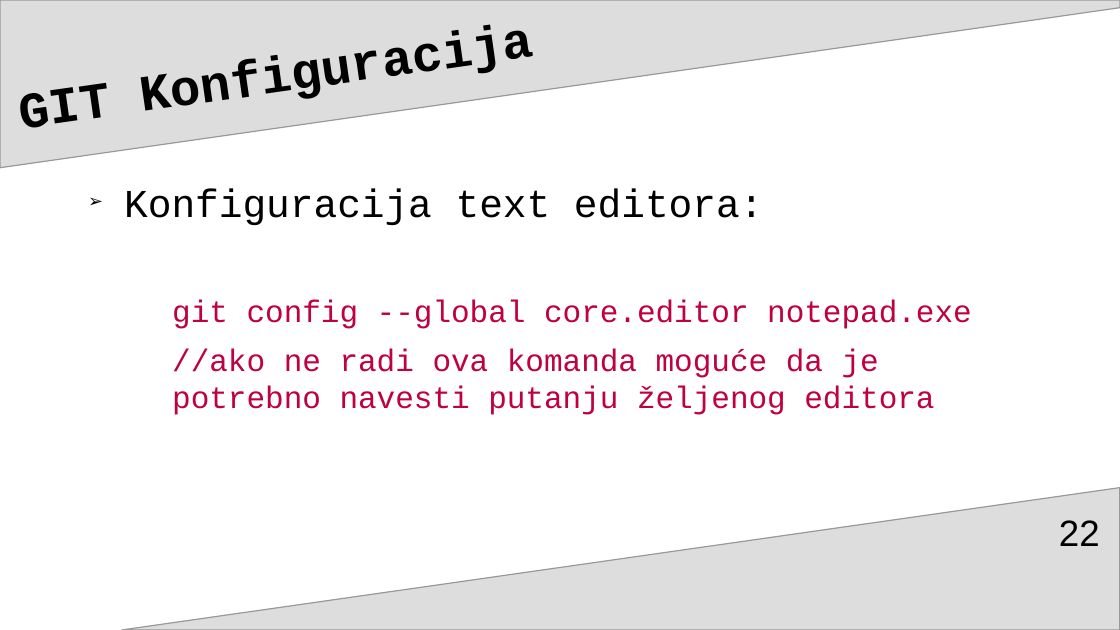
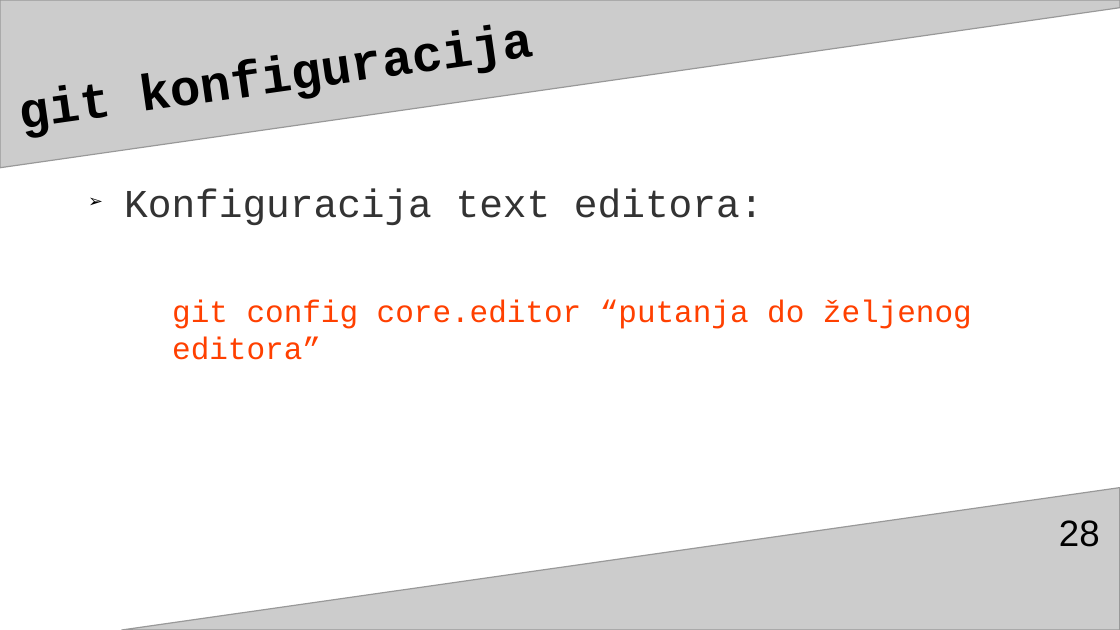
Before and after one commit to adnannukic/prezentacija-za-TSI, a slide deck: slide 28 of gitGitHubAdnanNukićPrez3.odp (slide 22 before the commit). Drawn at 1120x630 pixels with LibreOffice and Linux fonts; fonts in the diff are those of the drawing. Boxes give left, top, right and bottom in pixels: in the first picture for what was removed or moved away, otherwise in the second. Text is boxed around its words. In the diff, an @@ line names an element or a change of style, - is before the commit and + after.

```diff
--- a/gitGitHubAdnanNukićPrez3.odp
+++ b/gitGitHubAdnanNukićPrez3.odp
@@ freeform shape at [0,0,1120,168]: fill #DDDDDD to #CCCCCC @@
@@ title at [12,0,1017,160]: text changed @@
-GIT Konfiguracija
+git konfiguracija
@@ text at [124,188,763,225]: text colour #000000 to #333333 in "Konfiguracija text editora:" @@
@@ text at [172,299,972,360]: text changed; text colour #BF0041 to #FF4000 @@
-  git config --global core.editor notepad.exe
-  //ako ne radi ova komanda moguće da je potrebno navesti putanju željenog editora
+  git config core.editor “putanja do željenog editora”
@@ freeform shape at [122,488,1120,630]: fill #DDDDDD to #CCCCCC @@
@@ page number at [1059,520,1100,547]: text changed @@
-22
+28
```
Also in this commit, not shown: 110 other slides changed, 9 slides added, 1 slide removed.
